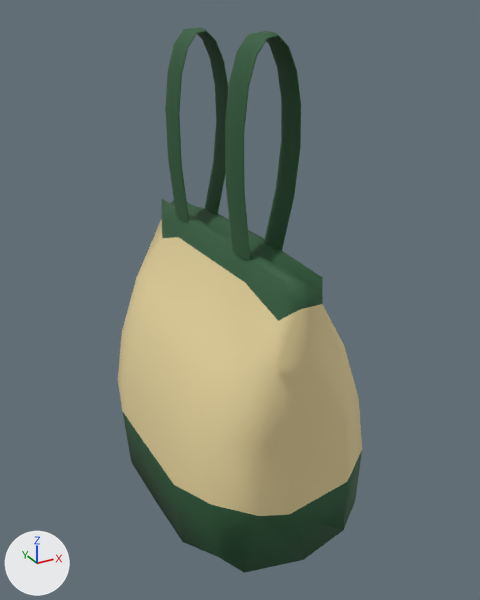
Before and after pictures for a commit that changed the FBX model working/beverly/Tote bag.fbx.
Camera for both pictures: a camera (50 mm lens) standing at (-2.0, -3.8, 2.9) and looking at (0.05, -0.07, 1.03). The axes (+X, +Y, +Z) are drawn at lower left. The lights are the same throughout. Where no turn or scale is listed for an object, it has been applied to the vertices. Vertices at the same position are counted once.
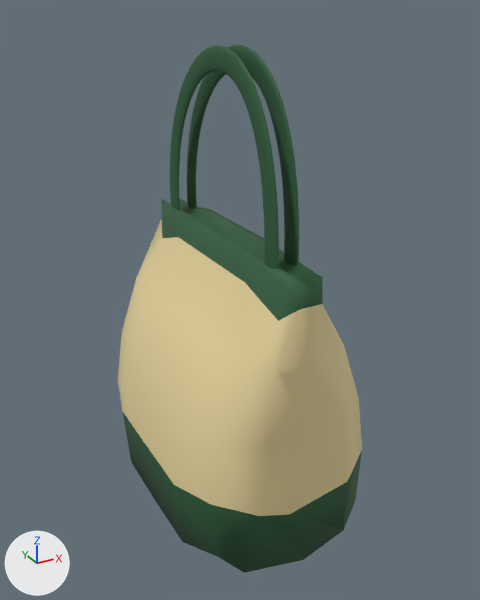
Boxes (x1, y1, x2, y2) around the edits, measured in the pictures (480 x 600 px):
'Cube', reshaped (31% shorter)
    before: (118, 27, 362, 573)
    after: (118, 198, 362, 573)
'BezierCurve', added (green)
    after: (170, 45, 279, 269)
'BezierCurve.001', added (green)
    after: (187, 45, 299, 265)
part 1 of me_cube, deleted (green)
    before: (225, 31, 301, 261)
part 2 of me_cube, deleted (green)
    before: (165, 27, 228, 223)

What changed in the scene script:
```text
Change me_cube:
    where me_cube.from_pydata(...)  # 1362 vertices, 1264 faces; spans x -0.68..0.68, y -1.05..1.05, z -1.08..2.26
    used by ob_cube; location = (0.0, 0.0, 0.524)
    me_cube part 1: the loose piece of 624 vertices spanning x -0.19..0.22, y -0.54..-0.28, z 0.98..2.26 is deleted
    me_cube part 2: the loose piece of 624 vertices spanning x -0.19..0.22, y 0.34..0.6, z 0.98..2.26 is deleted
Add me_mesh_001:
    me_mesh_001.from_pydata(...)  # 1440 vertices, 1392 faces; spans x -0.02..0.02, y -0.58..0.96, z -0.01..1.21
    me_mesh_001.materials.append(mat_green)  # dark green #2b5a38
Add ob_beziercurve_001:
    ob_beziercurve_001 = bpy.data.objects.new('BezierCurve.001', me_mesh_001)
    ob_beziercurve_001.location = (0.065, -0.174, 1.487)
Add ob_beziercurve:
    ob_beziercurve = bpy.data.objects.new('BezierCurve', me_mesh_001.copy())
    ob_beziercurve.location = (-0.074, -0.174, 1.487)
```
